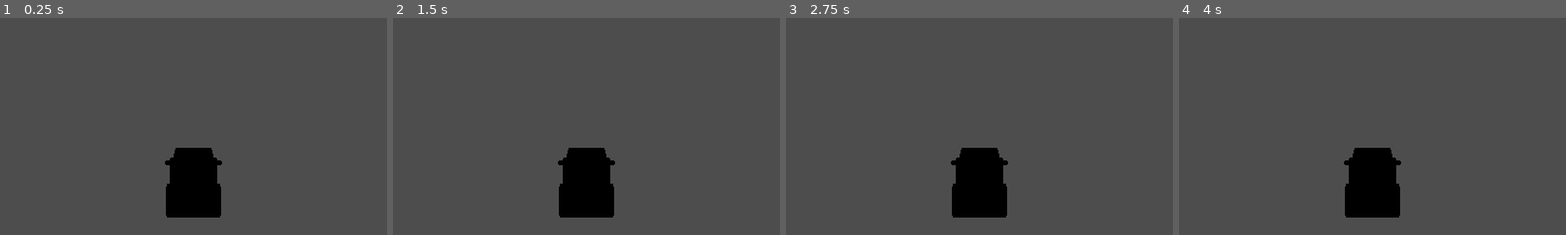
Above: before the commit, frames 1-4 (left to right).
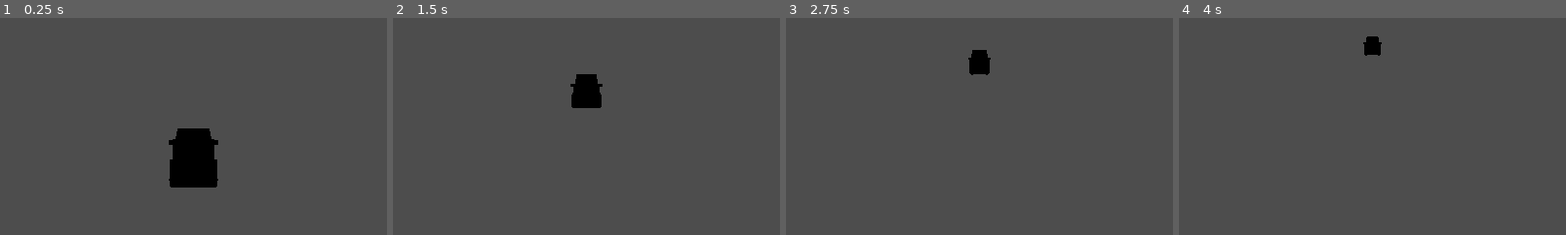
Above: after the commit, the same moments.

Repository: mozes-lol/banana
Game: Godot game, scene res://levels/level_test_3d.tscn
Two runs of this game, one before a commit and one after it. Both use one fixed random seed, a clock stepped at 60 frames per second and the inputs below.
Inputs:
- Up to frame 1 (0.25 s): no input
- Up to frame 2 (1.5 s): no input
- Up to frame 3 (2.75 s): tap Enter at 2 s
- Up to frame 4 (4 s): tap Space at 2.75 s; tap Enter at 3.5 s
The pictures show only the part of the screen within x 25-75%, y 8-58%; the shares and areas given below are measured in that part.

The runs differ from the first frame. In frame 1, 3.0% of the frame differs, in the area x 42-58%, y 50-92%; in frame 2, 5.3%, in the area x 42-58%, y 25-92%; in frame 3, 4.7%; in frame 4, 4.5%.

Commit message:
Move car forward

Diff:
--- a/levels/level_test_3d.tscn
+++ b/levels/level_test_3d.tscn
@@ -1,6 +1,6 @@
 [gd_scene load_steps=2 format=3 uid="uid://ctvm0eiklsuaf"]
 
-[ext_resource type="PackedScene" uid="uid://l7yka1wf5kwp" path="res://objects/cars/car_test.tscn" id="1_ivdo5"]
+[ext_resource type="PackedScene" uid="uid://l7yka1wf5kwp" path="res://objects/cars/car test/car_test.tscn" id="1_ivdo5"]
 
 [node name="level_test_3d" type="Node3D"]
 
--- /dev/null
+++ b/objects/cars/car test/car_test.gd
@@ -0,0 +1,13 @@
+extends CharacterBody3D
+
+var main_speed = 5.0
+var turn_speed = 5.0
+
+func _process(delta):
+	pass
+
+func _physics_process(delta):
+
+	velocity.z = -1 * main_speed
+
+	move_and_slide()
--- a/objects/cars/car_test.tscn
+++ b/objects/cars/car test/car_test.tscn
@@ -1,11 +1,13 @@
-[gd_scene load_steps=3 format=3 uid="uid://l7yka1wf5kwp"]
+[gd_scene load_steps=4 format=3 uid="uid://l7yka1wf5kwp"]
 
 [ext_resource type="ArrayMesh" uid="uid://d1ww8vnctibuh" path="res://assets/vehicles/sedan.obj" id="1_jmkpd"]
+[ext_resource type="Script" path="res://objects/cars/car test/car_test.gd" id="1_lsktj"]
 
 [sub_resource type="BoxShape3D" id="BoxShape3D_ka1l3"]
 size = Vector3(1.21377, 1.16165, 2.30624)
 
 [node name="car_test" type="CharacterBody3D"]
+script = ExtResource("1_lsktj")
 
 [node name="collider" type="CollisionShape3D" parent="."]
 transform = Transform3D(1, 0, 0, 0, 1, 0, 0, 0, 1, 0, 0.655317, 0)
--- a/project.godot
+++ b/project.godot
@@ -14,3 +14,18 @@
 run/main_scene="res://levels/level_test_3d.tscn"
 config/features=PackedStringArray("4.1", "Forward Plus")
 config/icon="res://icon.svg"
+
+[input]
+
+steer_right={
+"deadzone": 0.5,
+"events": [Object(InputEventKey,"resource_local_to_scene":false,"resource_name":"","device":0,"window_id":0,"alt_pressed":false,"shift_pressed":false,"ctrl_pressed":false,"meta_pressed":false,"pressed":false,"keycode":0,"physical_keycode":68,"key_label":0,"unicode":0,"echo":false,"script":null)
+, Object(InputEventKey,"resource_local_to_scene":false,"resource_name":"","device":-1,"window_id":0,"alt_pressed":false,"shift_pressed":false,"ctrl_pressed":false,"meta_pressed":false,"pressed":false,"keycode":0,"physical_keycode":4194321,"key_label":0,"unicode":0,"echo":false,"script":null)
+]
+}
+steer_left={
+"deadzone": 0.5,
+"events": [Object(InputEventKey,"resource_local_to_scene":false,"resource_name":"","device":-1,"window_id":0,"alt_pressed":false,"shift_pressed":false,"ctrl_pressed":false,"meta_pressed":false,"pressed":false,"keycode":0,"physical_keycode":65,"key_label":0,"unicode":97,"echo":false,"script":null)
+, Object(InputEventKey,"resource_local_to_scene":false,"resource_name":"","device":-1,"window_id":0,"alt_pressed":false,"shift_pressed":false,"ctrl_pressed":false,"meta_pressed":false,"pressed":false,"keycode":0,"physical_keycode":4194319,"key_label":0,"unicode":0,"echo":false,"script":null)
+]
+}
